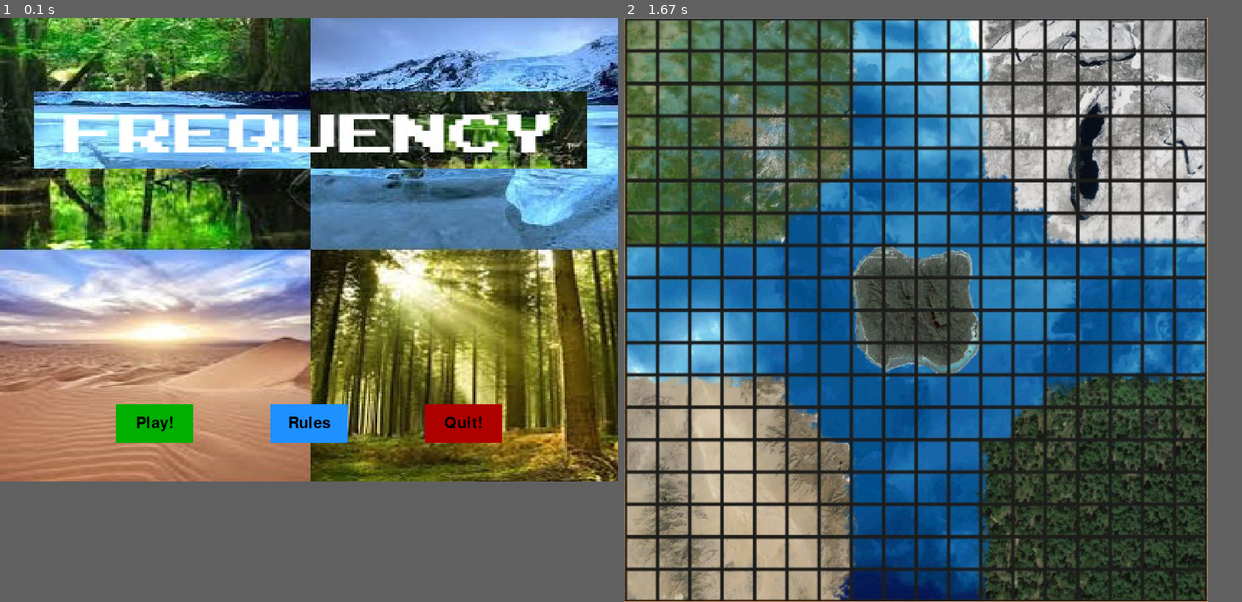
Above: before the commit, frames 1-2 (left to right).
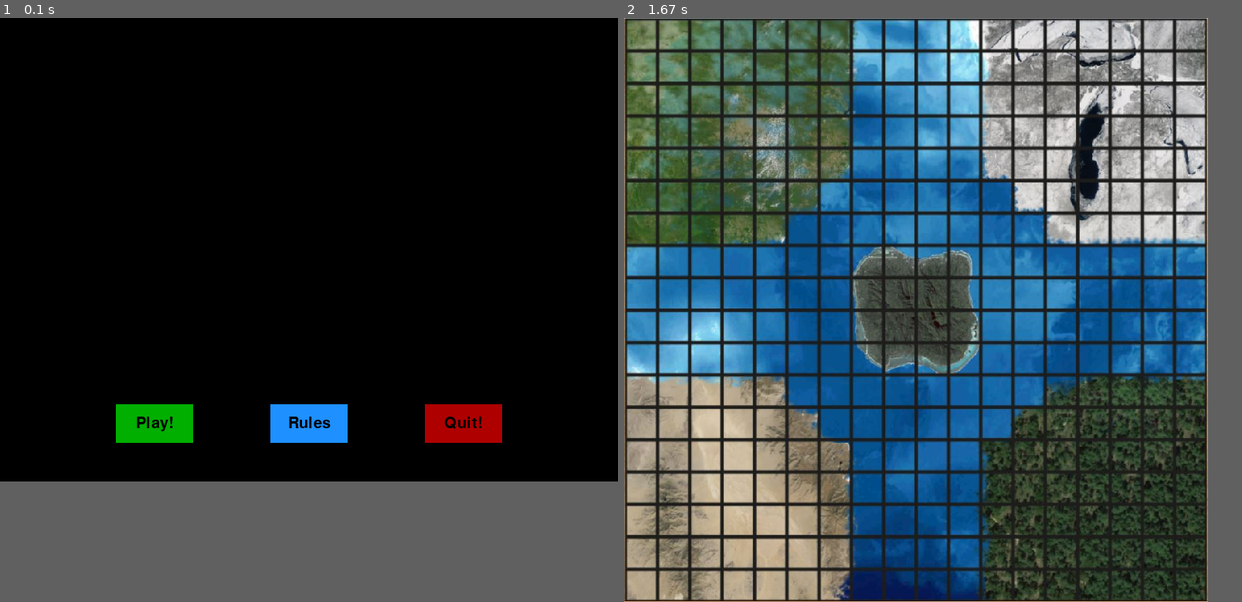
Above: after the commit, the same moments.

Repository: EljakimHerrewijnen/Project2_HRO_PyGame
Game: pygame game, started from Project 2 VisualStudio/Project 2 VisualStudio/Project_2_VisualStudio.py
Same seed, same stepped clock (60 frames per second), same inputs: the game is played once before the commit and once after it.
Inputs (mouse positions are in pixels of both pictures, inside the frame that each line leads up to):
- Up to frame 1 (0.1 s): no input
- Up to frame 2 (1.67 s): press the mouse at (778, 420) at 0.37 s; move the mouse to (759, 391) at 0.47 s; release the mouse at (741, 356) at 0.6 s

The runs differ from the first frame. In frame 1, 75% of the frame differs, in the area x 0-100%, y 0-80%; in frame 2, nothing differs.

Commit message:
winning screen
winning screen works,

Diff:
--- a/Project 2 VisualStudio/Project 2 VisualStudio/Project_2_VisualStudio.py
+++ b/Project 2 VisualStudio/Project 2 VisualStudio/Project_2_VisualStudio.py
@@ -2,6 +2,7 @@
 import time
 import random
 from Gameloop import *
+from Rules import *
 
 
 pygame.init()
--- a/Project 2 VisualStudio/Project 2 VisualStudio/Rules.py
+++ b/Project 2 VisualStudio/Project 2 VisualStudio/Rules.py
@@ -4,71 +4,77 @@
 from Gameloop import *
 
 
-pygame.init()
-
-display_width = 800
-display_height = 600
-
-black = (0,0,0)
-white = (255,255,255)
-bright_blue = (0, 0, 255)
-red = (175,0,0)
-green = (0,175,0)
-blue = (30,144,255)
-bright_red = (255,0,0)
-bright_green = (0,255,0)
-
-
-block_color = (53,115,255)
-
-
-gameDisplay = pygame.display.set_mode((display_width,display_height))
-pygame.display.set_caption('Frequency')
-clock = pygame.time.Clock()
 
 
 
-def text_objects(text, font):
-    textSurface = font.render(text, True, black)
-    return textSurface, textSurface.get_rect()
+
+def SandRules():
+    pygame.init()
+
+    display_width = 800
+    display_height = 600
+
+    black = (0,0,0)
+    white = (255,255,255)
+    bright_blue = (0, 0, 255)
+    red = (175,0,0)
+    green = (0,175,0)
+    blue = (30,144,255)
+    bright_red = (255,0,0)
+    bright_green = (0,255,0)
 
 
-def SandRules():
+    block_color = (53,115,255)
 
-    intro = True
+    def text_objects(text, font):
+        textSurface = font.render(text, True, black)
+        return textSurface, textSurface.get_rect()
 
-    while intro:
+    gameDisplay = pygame.display.set_mode((display_width,display_height))
+    pygame.display.set_caption('Frequency')
+    clock = pygame.time.Clock()
+
+
+
+    Rules = True
+
+    while Rules:
         for event in pygame.event.get():
             if event.type == pygame.QUIT:
-                intro = False
-        bg = pygame.image.load("background_menu1.jpg")
-        bg= pygame.transform.scale(bg, (display_width, display_height))
-        gameDisplay.blit(white)
+                Rules = False
+
+
+
+        #gameDisplay.fill(white)
         largeText = pygame.font.Font('freesansbold.ttf', 115)
+
 
 
         mouse = pygame.mouse.get_pos()
         click = pygame.mouse.get_pressed()
 
+
         if 150+100 > mouse[0] > 150 and 500+50 > mouse[1] > 500:
             pygame.draw.rect(gameDisplay, bright_green, (150,500,100,50))
             if click[0] == 1:
-                IceRules()
+                game_loop()
 
 
         else:
             pygame.draw.rect(gameDisplay, green, (150,500,100,50))
 
         smallText = pygame.font.Font('freesansbold.ttf', 20)
-        textSurf, textRect = text_objects('Go Back', smallText)
+        textSurf, textRect = text_objects('Play!', smallText)
         textRect.center = ( (150+(100/2)), (500+(50/2)) )
         gameDisplay.blit(textSurf, textRect)
 
-        #IceRules
+
+
+
         if 350+100 > mouse[0] > 350 and 500+50 > mouse[1] > 500:
             pygame.draw.rect(gameDisplay, bright_blue, (350,500,100,50))
-            if click[0]  == 1:
-                IceRules()
+            #if click[0]  == 1:
+                #rules()
         else:
             pygame.draw.rect(gameDisplay, blue, (350,500,100,50))
 
@@ -77,7 +83,9 @@
         textRect.center = ( (350+(100/2)), (500+(50/2)) )
         gameDisplay.blit(textSurf, textRect)
 
-        #Quit
+
+
+
         if 550+100 > mouse[0] > 550 and 500+50 > mouse[1] > 500:
             pygame.draw.rect(gameDisplay, bright_red, (550,500,100,50))
             if click[0] == 1:
@@ -91,9 +99,10 @@
         textRect.center = ( (550+(100/2)), (500+(50/2)) )
         gameDisplay.blit(textSurf, textRect)
 
-
         pygame.display.update()
         clock.tick(15)
 
 def IceRules():
     print("Nog Niks")
+
+SandRules()
--- a/Project 2 VisualStudio/Project 2 VisualStudio/WinningScreen.py
+++ b/Project 2 VisualStudio/Project 2 VisualStudio/WinningScreen.py
@@ -1,47 +1,86 @@
 import pygame
 import time
+from Gameloop import *
+
+def winning_screen():
+    pygame.init()
+
+    display_width = 800
+    display_height = 600
+
+    black = (0,0,0)
+    white = (255,255,255)
+    bright_blue = (0, 0, 255)
+    red = (175,0,0)
+    green = (0,175,0)
+    blue = (30,144,255)
+    bright_red = (255,0,0)
+    bright_green = (0,255,0)
 
 
-#Voor Carlo
+    block_color = (53,115,255)
 
-pygame.init()
+    def text_objects(text, font):
+        textSurface = font.render(text, True, black)
+        return textSurface, textSurface.get_rect()
 
-display_width = 800
-display_height = 600
-
-black = (0,0,0)
-white = (255,255,255)
-bright_blue = (0, 0, 255)
-red = (175,0,0)
-green = (0,175,0)
-blue = (30,144,255)
-bright_red = (255,0,0)
-bright_green = (0,255,0)
-
-
-block_color = (53,115,255)
-
-
-gameDisplay = pygame.display.set_mode((display_width,display_height))
-pygame.display.set_caption('Frequency')
-clock = pygame.time.Clock()
+    gameDisplay = pygame.display.set_mode((display_width,display_height))
+    pygame.display.set_caption('Frequency')
+    clock = pygame.time.Clock()
 
 
 
-def text_objects(text, font):
-    textSurface = font.render(text, True, black)
-    return textSurface, textSurface.get_rect()
+    winning = True
 
-def winning_screen():
-    winning = True
     while winning is True:
         for event in pygame.event.get():
             if event.type == pygame.QUIT:
                 winning = False
-        gameDisplay.fill(white)
-        largeText = pygame.font.Font('freesansbold.ttf', 40)
-        TextSurf, TextRect = text_objects('Congratulations, you won!', largeText)
-        TextRect.center = ((display_width/2), (display_height/2))
-        gameDisplay.blit(TextSurf, TextRect)
+
+        bg = pygame.image.load("content/youwin.jpg")
+        bg= pygame.transform.scale(bg, (display_width, display_height))
+        gameDisplay.blit(bg, (0, 0))
+
+        #gameDisplay.fill(white)
+        largeText = pygame.font.Font('freesansbold.ttf', 115)
+        #TextSurf, TextRect = text_objects('Frequency', largeText)
+        #TextRect.center = ((display_width/2), (display_height/4))
+        #gameDisplay.blit(TextSurf, TextRect)
+
+
+        mouse = pygame.mouse.get_pos()
+        click = pygame.mouse.get_pressed()
+
+
+        if 150+100 > mouse[0] > 150 and 500+50 > mouse[1] > 500:
+            pygame.draw.rect(gameDisplay, bright_green, (150,500,100,50))
+            if click[0] == 1:
+                game_loop()
+
+        else:
+            pygame.draw.rect(gameDisplay, green, (150,500,100,50))
+
+        smallText = pygame.font.Font('freesansbold.ttf', 20)
+        textSurf, textRect = text_objects('Replay!', smallText)
+        textRect.center = ( (150+(100/2)), (500+(50/2)) )
+        gameDisplay.blit(textSurf, textRect)
+
+
+        if 550+100 > mouse[0] > 550 and 500+50 > mouse[1] > 500:
+            pygame.draw.rect(gameDisplay, bright_red, (550,500,100,50))
+            if click[0] == 1:
+                winning = False
+        else:
+            pygame.draw.rect(gameDisplay, red, (550,500,100,50))
+
+        smallText = pygame.font.Font('freesansbold.ttf', 20)
+        textSurf, textRect = text_objects('Quit!', smallText)
+        textRect.center = ( (550+(100/2)), (500+(50/2)) )
+        gameDisplay.blit(textSurf, textRect)
+
+
+        pygame.display.update()
+        clock.tick(15)
+
 
 winning_screen()
Renamed: Project 2 VisualStudio/Project 2 VisualStudio/youwin.jpg -> Project 2 VisualStudio/Project 2 VisualStudio/content/youwin.jpg
